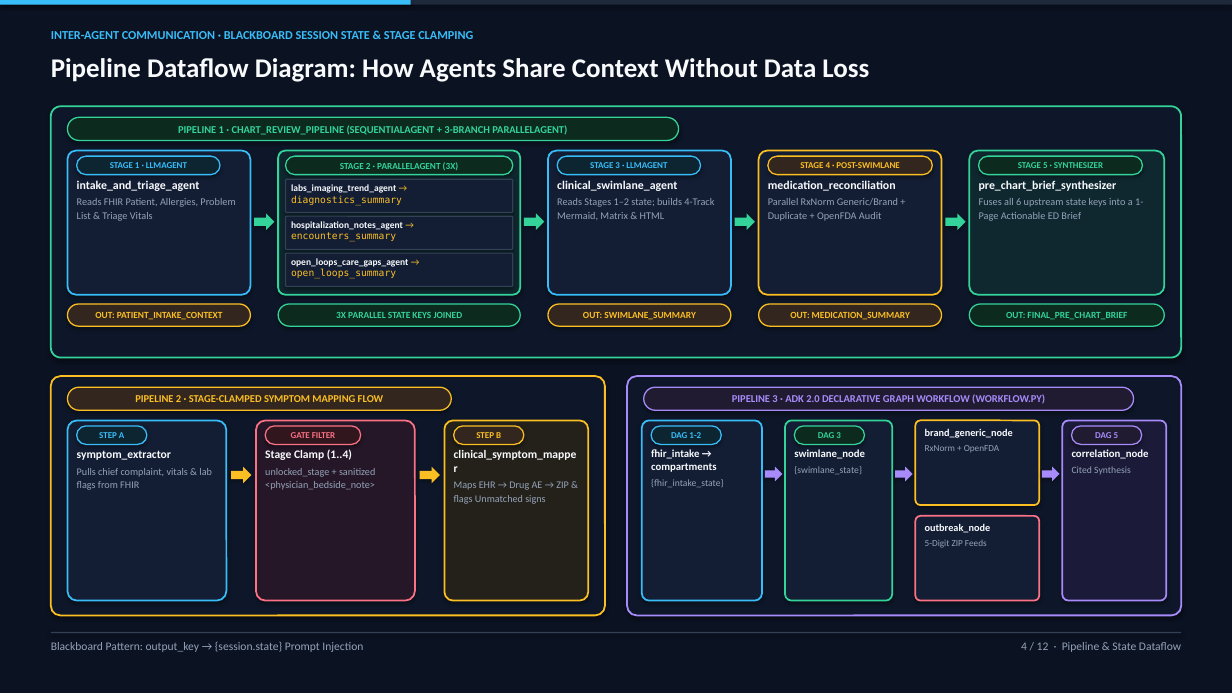
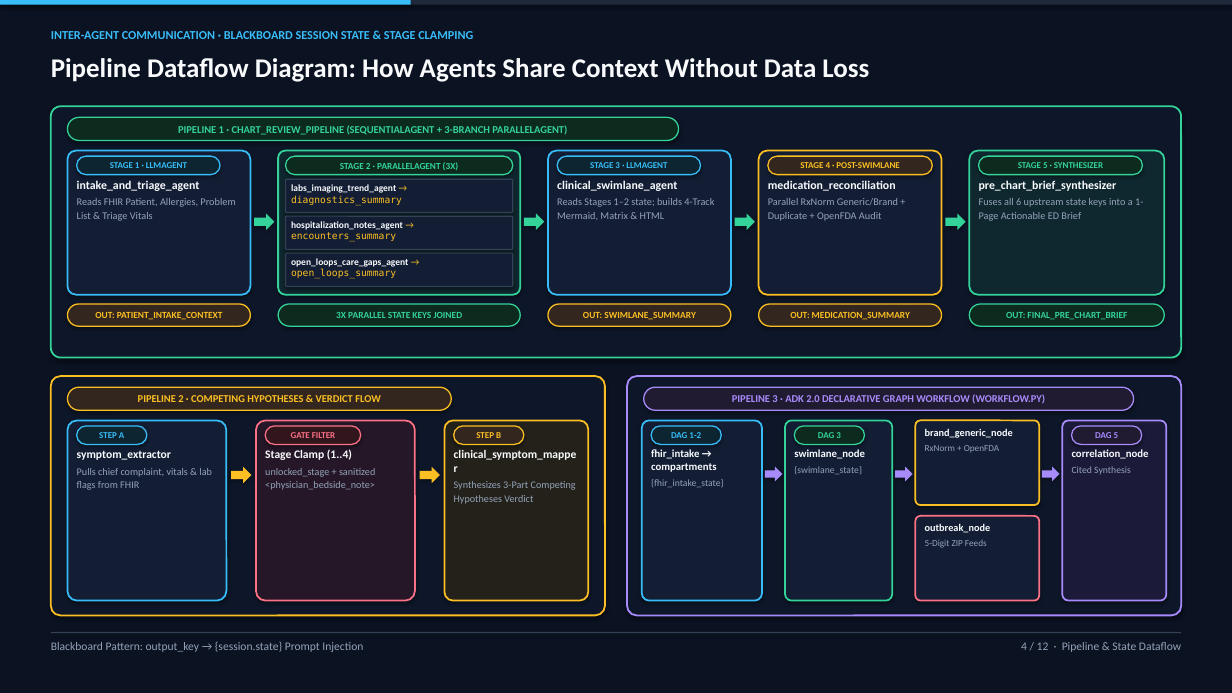
Before and after one commit to Sivaram0606/AI-PhysicianSupport, a slide deck: slide 4 of AGENTIC_ARCHITECTURE_AND_FUNCTIONALITY.pptx. Drawn at 1232x693 pixels with LibreOffice and Linux fonts; fonts in the diff are those of the drawing. Boxes give left, top, right and bottom in pixels: in the first picture for what was removed or moved away, otherwise in the second. Text is boxed around its words. In the diff, an @@ line names an element or a change of style, - is before the commit and + after.

Commit message:
Update PPTX decks, HTML slides, docs, and 4-min narrated demo video for Competing Hypotheses Scorecard UI

```diff
--- a/AGENTIC_ARCHITECTURE_AND_FUNCTIONALITY.pptx
+++ b/AGENTIC_ARCHITECTURE_AND_FUNCTIONALITY.pptx
@@ text in rounded rectangle at (138,395,381,402): text changed @@
-PIPELINE 2 · STAGE-CLAMPED SYMPTOM MAPPING FLOW
+PIPELINE 2 · COMPETING HYPOTHESES & VERDICT FLOW
@@ text at (454,481,576,504): text changed @@
-Maps EHR → Drug AE → ZIP & flags Unmatched signs
+Synthesizes 3-Part Competing Hypotheses Verdict
```
Also in this commit, not shown: 5 other slides changed, 6 other files.
